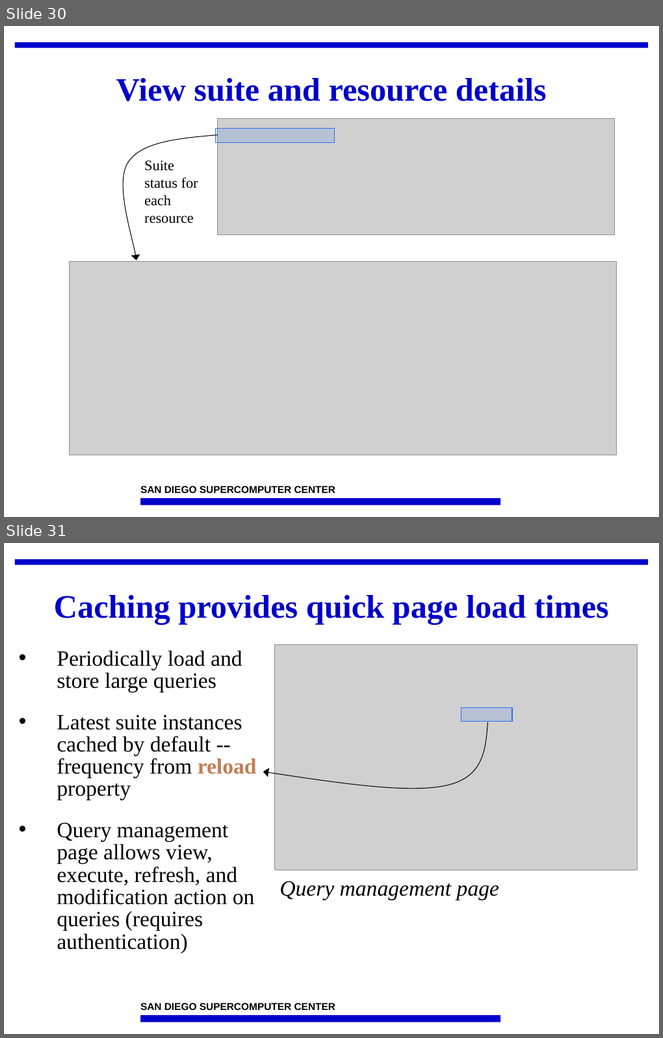
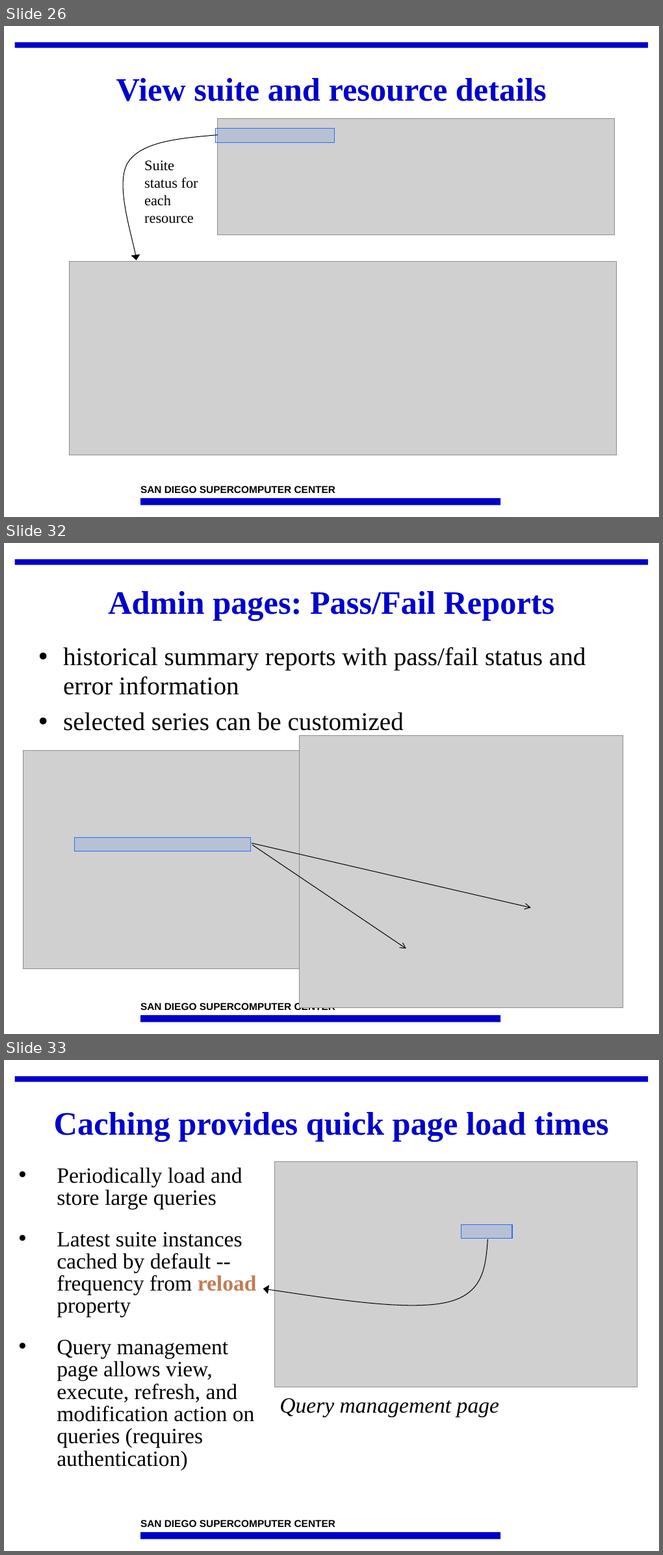
Before and after one commit to IncaProject/inca-xsede, a slide deck: talks/2010/2010workshop/consumer.ppt. Shown one above the other, each under a label of ours: slides 30 and 31 before the commit, slides 26, 32 and 33 after it; the slides between them are not shown. The pictures are 663x1038 and 663x1555 pixels, drawn with LibreOffice and Linux fonts; fonts in the diff are those of the drawing; grey boxes stand for pictures; background and template pictures are left out. Boxes give left, top, right and bottom in pixels: in the first picture for what was removed or moved away, otherwise in the second. Text is boxed around its words. In the diff, an @@ line names an element or a change of style, - is before the commit and + after.

```diff
--- a/talks/2010/2010workshop/consumer.ppt
+++ b/talks/2010/2010workshop/consumer.ppt
@@ slide 32 added at (4,543,659,1034), background #FFFFFF; not listed: 3 template elements that a slide beside it also shows @@
@@ title added at (108,591,555,621), 36 pt, text #0000CC, bold @@
+Admin pages: Pass/Fail Reports
@@ text added at (63,647,586,731), 28 pt, text #000000 @@
+• historical summary reports with pass/fail status and error information
+• selected series can be customized
@@ picture added at (300,735,623,1008) @@
@@ picture added at (23,751,427,969) @@
@@ rectangle added at (75,838,251,852), fill #2B6EF6 at 15% opacity, outline #2B6EF6 0.74 pt @@
@@ arrow added from (252, 843) to (530, 908), #000000 0.74 pt @@
@@ arrow added from (252, 845) to (406, 949), #000000 0.74 pt @@
@@ what was slide 30 is now slide 26 @@
@@ what was slide 31 is now slide 33 @@
```
Also in this commit, not shown: 5 slides changed, 6 other slides added, 6 slides removed.
